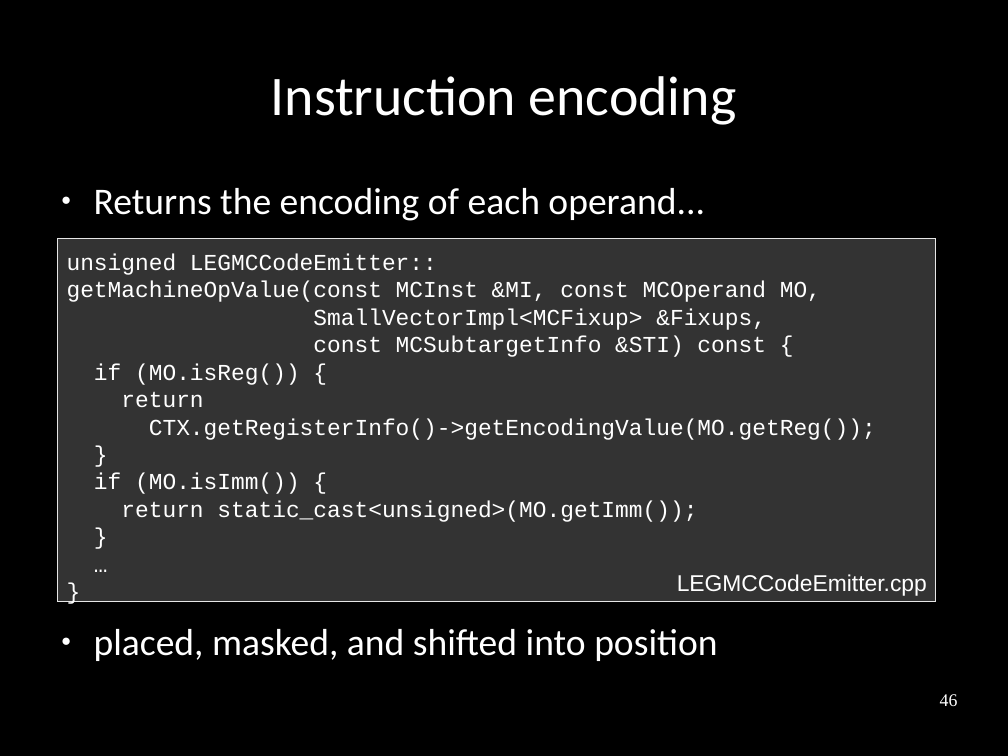
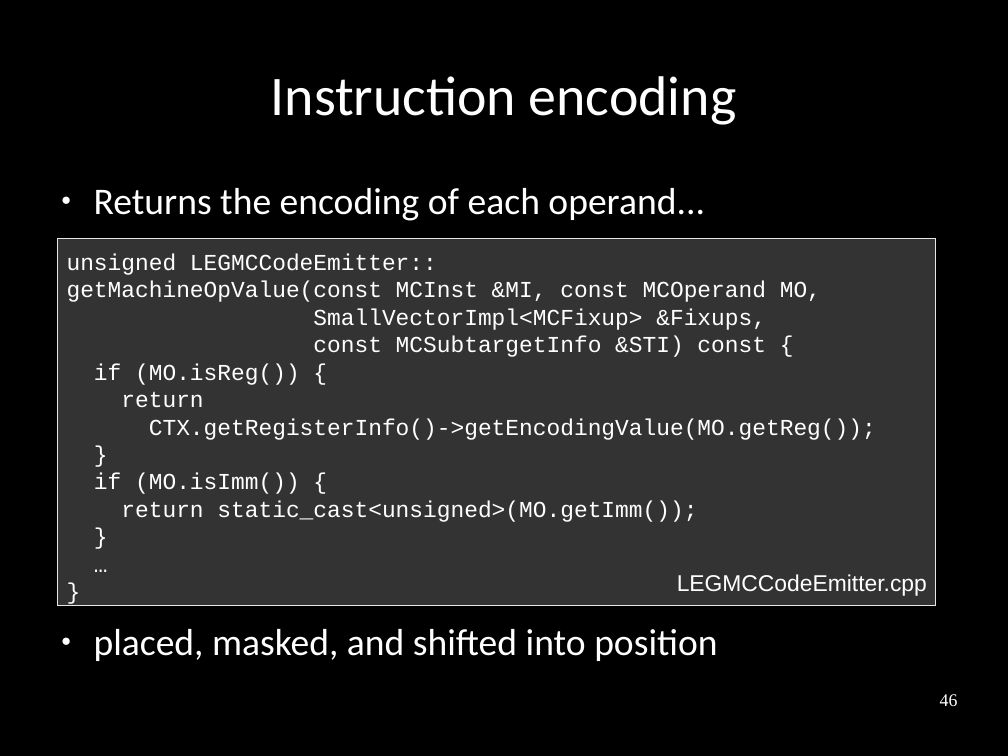
Before and after one commit to frasercrmck/llvm-leg, a slide deck: slide 46 of docs/Codeplay/Slides.odp. Drawn at 1008x756 pixels with LibreOffice and Linux fonts; fonts in the diff are those of the drawing. Boxes give left, top, right and bottom in pixels: in the first picture for what was removed or moved away, otherwise in the second. Text is boxed around its words. In the diff, an @@ line names an element or a change of style, - is before the commit and + after.

```diff
--- a/docs/Codeplay/Slides.odp
+++ b/docs/Codeplay/Slides.odp
@@ rectangle "unsigned LEGMCCodeEmitter::": place and size @@
-rectangle "unsigned LEGMCCodeEmitter::" at (58,239,937,602)
+rectangle "unsigned LEGMCCodeEmitter::" at (58,239,937,606)
```
Also in this commit, not shown: 5 other slides changed, 1 slide added.
